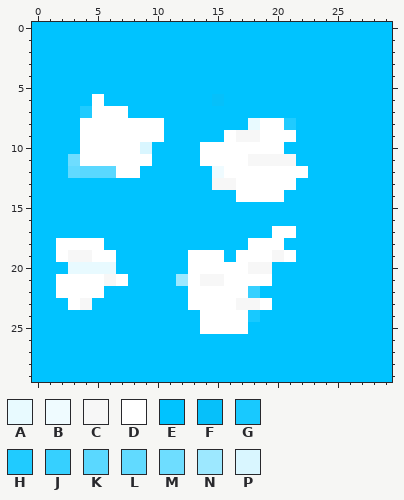
One commit to this pixel-art sprite: FiveGuys/Assets/Materials/Images/Shudder.png. Above, as it was before the edit.
The file is 30x30 pixels. Colours within 5 levels of each other are drawn and written as one.
Palette (. is transparent): A #e8faff  B #effbff  C #f7f7f7  D #ffffff  E #00c3ff  F #06c0fa  G #18c9ff  H #20cbff  J #36d0ff  K #5ad8ff  L #61daff  M #6eddff  N #9de8ff  P #d9f6ff
The same view after the edit:
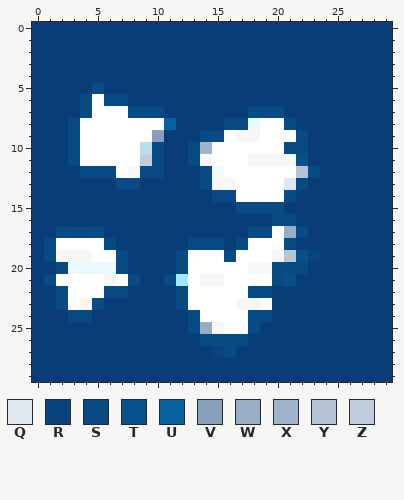
Colours new in this view: Q #e1e7ee  R #08437d  S #074a84  T #07518b  U #06639e  V #86a0bc  W #98aec5  X #9fb4ca  Y #b5c5d6  Z #bfcddc
The exact change:
colour E: #00c3ff -> #083d77
colour P: #d9f6ff -> #bbdcec
y 5: x 5 E -> S
y 6: x 4 E -> S; x 6..7 EE -> SS; x 15 F -> E
y 7: x 4 H -> S; x 8..10 EEE -> SSS; x 18..20 EEE -> SSS
y 8: x 3 E -> S; x 11 E -> U; x 16..17 EE -> SS; x 21 H -> S
y 9: x 3 E -> S; x 10 D -> V; x 14..15 EE -> SS; x 22 E -> S
y 10: x 3 E -> S; x 10 E -> S; x 13..14 ED -> SX; x 21..22 EE -> SS
y 11: x 3 M -> S; x 9..10 DE -> ZS; x 13..14 ED -> SC; x 22 E -> T
y 12: x 3..6 LKKK -> ESSS; x 8..10 DEE -> CSS; x 14 E -> S; x 22..23 DE -> YS
y 13: x 7..8 EE -> SS; x 14 E -> S; x 21..22 DE -> QS
y 14: x 15..16 EE -> SS; x 21 E -> S
y 15: x 17..20 EEEE -> SSSS
y 16: x 20..21 EE -> SS
y 17: x 2..5 EEEE -> SSSS; x 18..19 EE -> SS; x 21..22 DE -> WS
y 18: x 1 E -> S; x 6 E -> S; x 13..15 EEE -> SSS; x 17 E -> S; x 21 E -> S
y 19: x 1..2 ED -> SC; x 7 E -> S; x 12 E -> S; x 16 E -> S; x 21..23 DEE -> YTR
y 20: x 2 E -> S; x 7 E -> S; x 12 E -> S; x 20..22 EEE -> SSS
y 21: x 1 E -> S; x 8 E -> S; x 11 E -> S; x 20..21 EE -> ST
y 22: x 2 D -> S; x 6..7 EE -> SS; x 12 E -> S; x 18..19 JE -> SS
y 23: x 2 E -> S; x 5 E -> S; x 12 E -> S
y 24: x 3..4 EE -> SS; x 13 E -> S; x 18..19 GE -> SS
y 25: x 13..15 EDD -> SWC; x 18 E -> S
y 26: x 14..17 EEEE -> SSSS
y 27: x 15..16 EE -> RS
